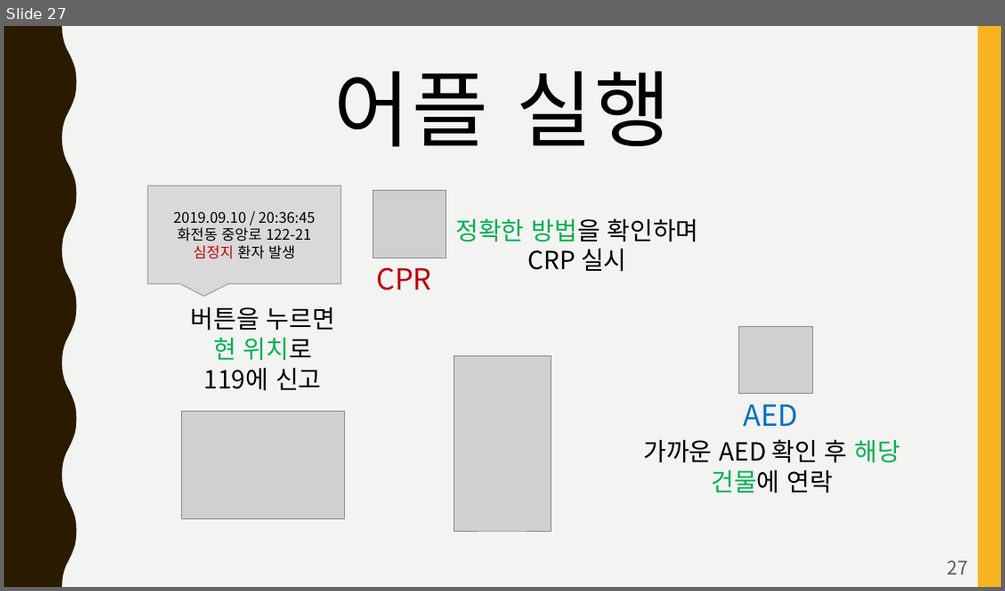
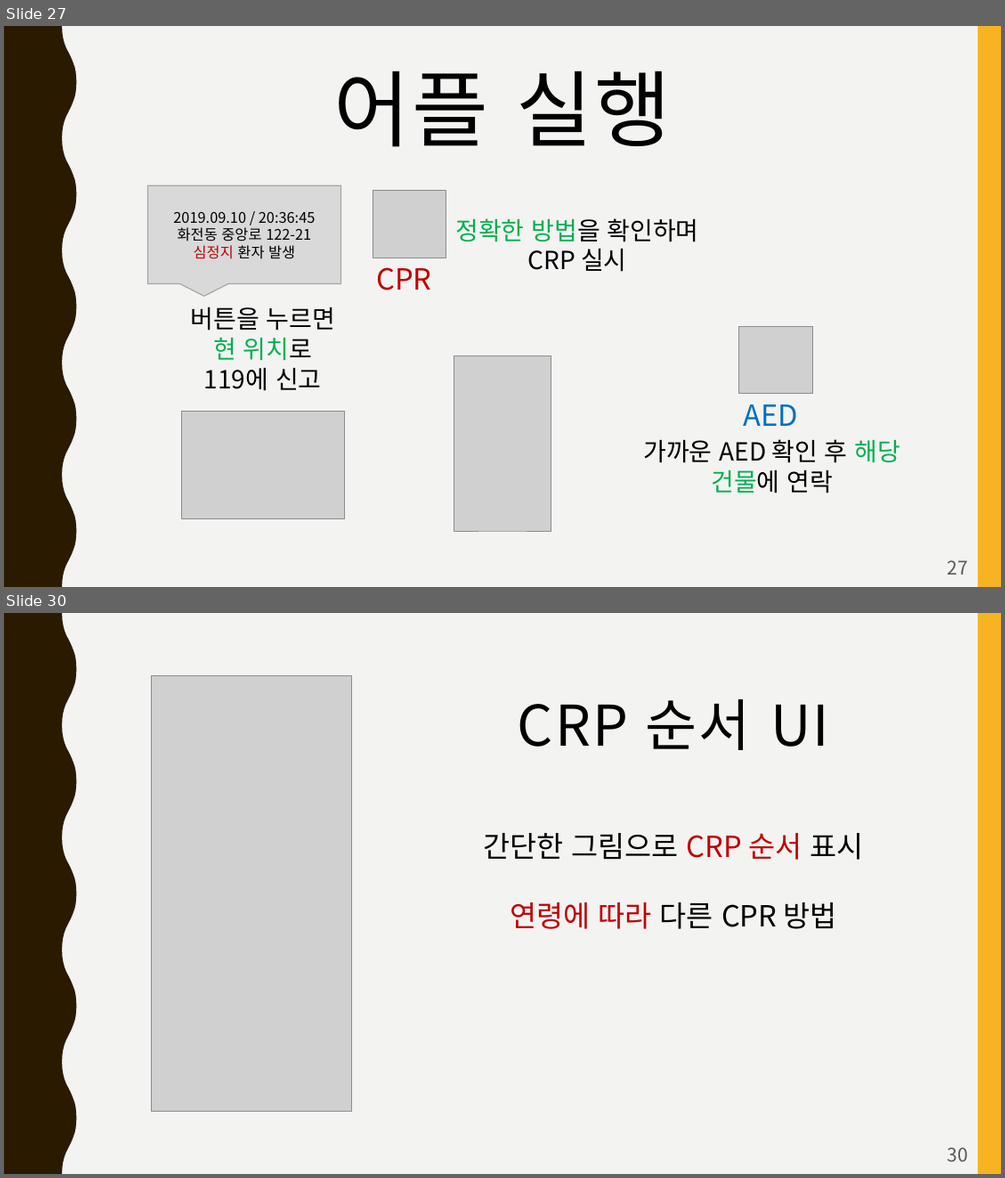
Before and after one commit to smc5720/Hyundai-ITE-Vuetify, a slide deck: AED PPT.pptx. Shown one above the other, each under a label of ours: slide 27 before the commit, slides 27 and 30 after it; the slides between them are not shown. The pictures are 1005x591 and 1005x1178 pixels, drawn with LibreOffice and Linux fonts; fonts in the diff are those of the drawing; grey boxes stand for pictures. Boxes give left, top, right and bottom in pixels: in the first picture for what was removed or moved away, otherwise in the second. Text is boxed around its words. In the diff, an @@ line names an element or a change of style, - is before the commit and + after.

```diff
--- a/AED PPT.pptx
+++ b/AED PPT.pptx
@@ slide 30 added at box(4, 613, 1001, 1174), background #F3F3F2; not listed: 2 template elements that a slide beside it also shows @@
@@ picture added at box(152, 676, 352, 1111) @@
@@ picture added at box(165, 676, 337, 861) @@
@@ title added at box(518, 699, 829, 750), 54 pt, text #000000 @@
+CRP 순서 UI
@@ text added at box(484, 833, 864, 929), 28 pt, text #000000 @@
+간단한 그림으로 CRP 순서 표시
+연령에 따라 다른 CPR 방법
@@ text added at box(947, 1147, 968, 1161), 18 pt, text #595959 @@
+30
```
Also in this commit, not shown: 1 slide changed, 2 other slides added, 1 other file.
